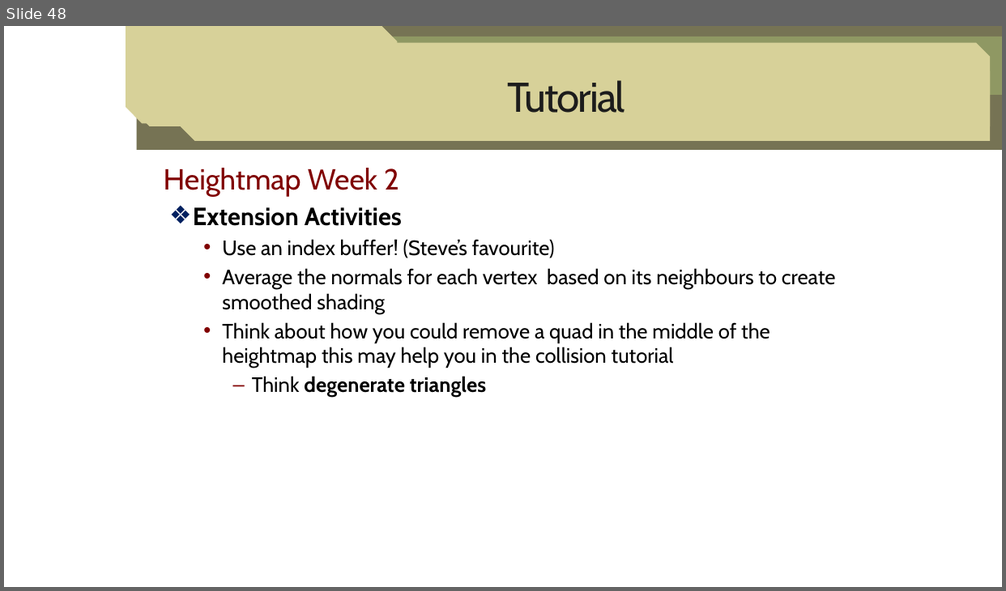
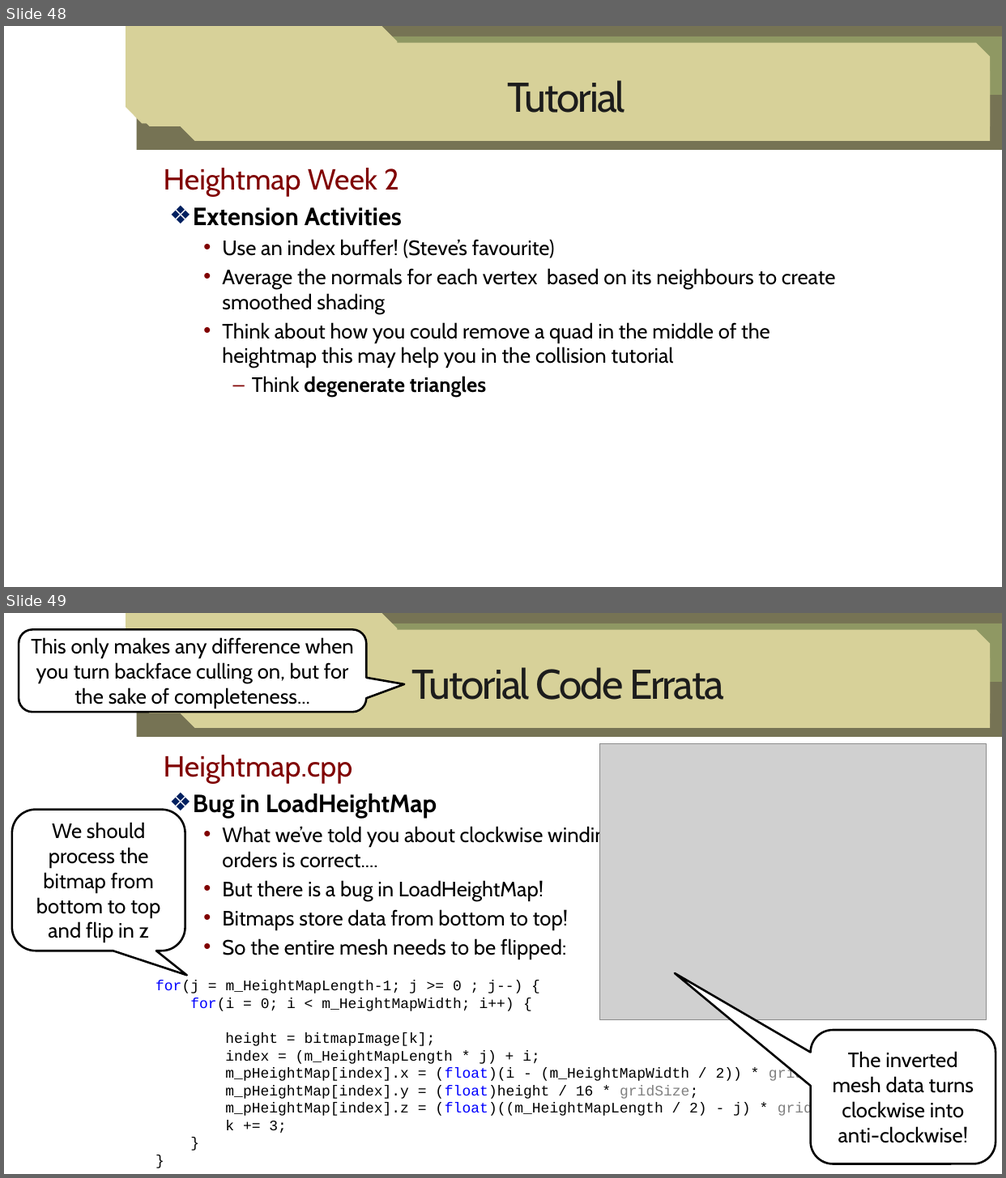
Before and after one commit to seblwm/RT3D2019_HeightMap, a slide deck: Topic 1 - The Input Assembler.pptx. Shown one above the other, each under a label of ours: slide 48 before the commit, slides 48 and 49 after it. The pictures are 1006x591 and 1006x1178 pixels, drawn with LibreOffice and Linux fonts; fonts in the diff are those of the drawing; grey boxes stand for pictures; background and template pictures are left out. Boxes give left, top, right and bottom in pixels: in the first picture for what was removed or moved away, otherwise in the second. Text is boxed around its words. In the diff, an @@ line names an element or a change of style, - is before the commit and + after.

```diff
--- a/Topic 1 - The Input Assembler.pptx
+++ b/Topic 1 - The Input Assembler.pptx
@@ slide 49 added at [4, 613, 1002, 1174], background #FFFFFF; not listed: 5 template elements that a slide beside it also shows @@
@@ rounded speech box added at [19, 629, 366, 712], fill #FFFFFF, outline #000000 2 pt, 20 pt, text #000000 @@
+    This only makes any difference when you turn backface culling on, but for the sake of completeness...
@@ title added at [411, 667, 724, 700], 40 pt, text #1C1C1C @@
+Tutorial Code Errata
@@ text added at [164, 755, 616, 959], 20 pt, text #000000 @@
+Heightmap.cpp
+  ❖ Bug in LoadHeightMap
+    • What we’ve told you about clockwise winding
+      orders is correct....
+    • But there is a bug in LoadHeightMap!
+    • Bitmaps store data from bottom to top!
+    • So the entire mesh needs to be flipped:
@@ picture added at [600, 744, 987, 1020] @@
@@ rounded speech box added at [12, 810, 185, 952], fill #FFFFFF, outline #000000 2 pt, 20 pt, text #000000 @@
+    We should process the bitmap from bottom to top and flip in z
@@ text added at [155, 981, 856, 1134], 14 pt, text #000000 @@
+for(j = m_HeightMapLength-1; j >= 0 ; j--) {
+for(i = 0; i < m_HeightMapWidth; i++) {
+height = bitmapImage[k];
+index = (m_HeightMapLength * j) + i;
+m_pHeightMap[index].x = (float)(i - (m_HeightMapWidth / 2)) * gridSize;
+m_pHeightMap[index].y = (float)height / 16 * gridSize;
+m_pHeightMap[index].z = (float)((m_HeightMapLength / 2) - j) * gridSize;
+k += 3;
+}
+}
@@ rounded speech box added at [811, 1030, 996, 1164], fill #FFFFFF, outline #000000 2 pt, 20 pt, text #000000 @@
+    The inverted mesh data turns clockwise into anti-clockwise!
```
Also in this commit, not shown: 4 slides changed, 2 other files.
